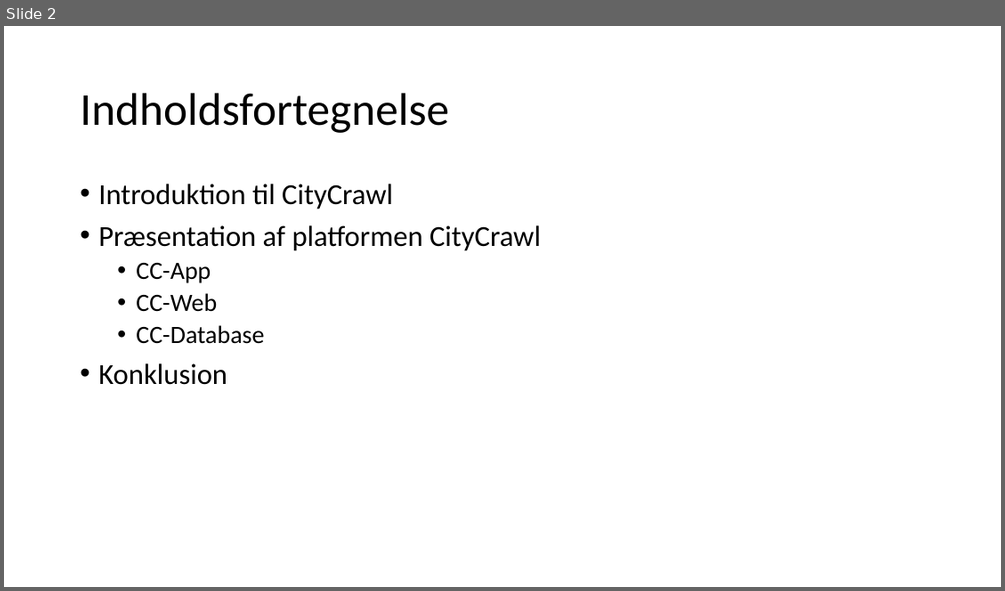
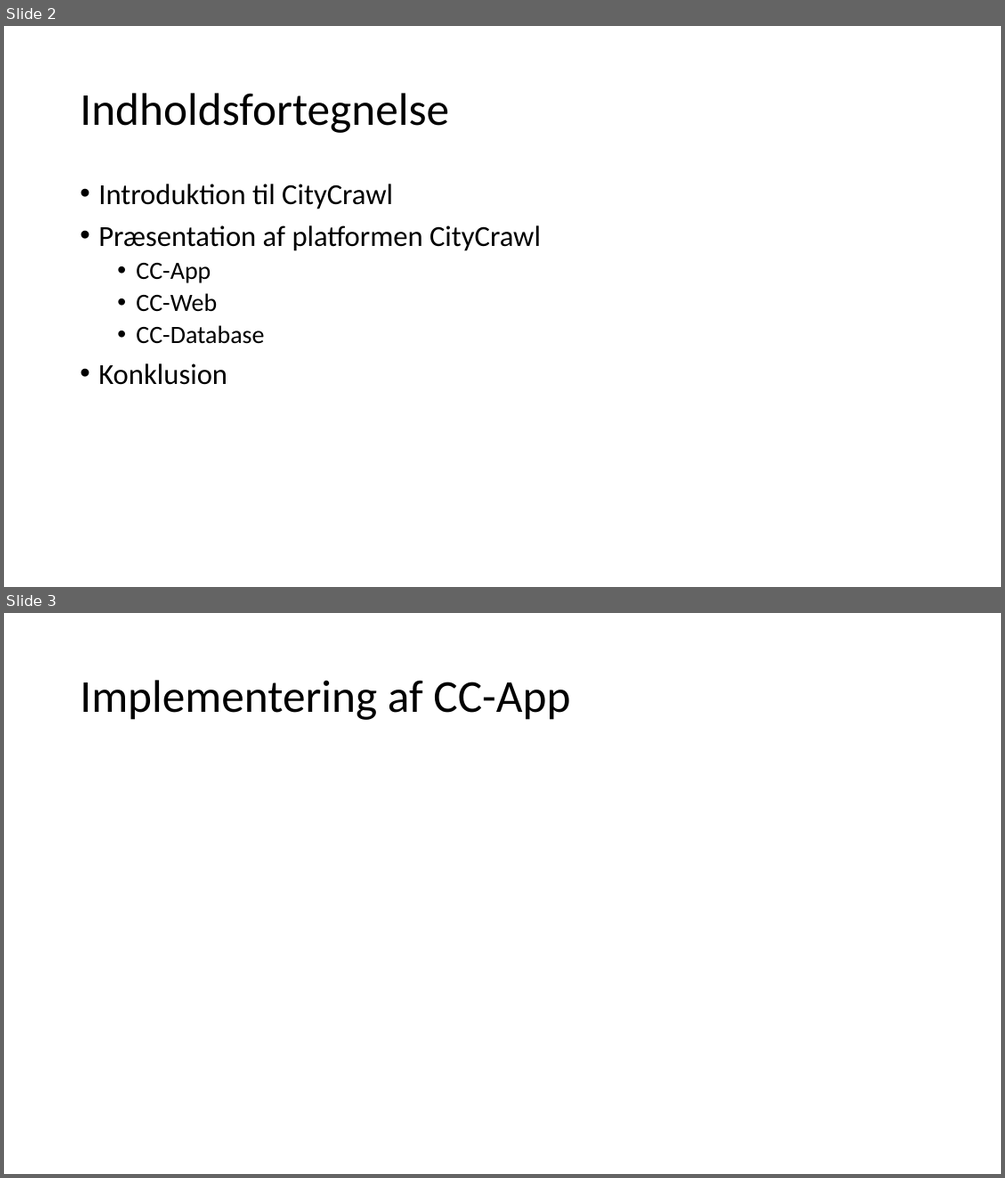
Before and after one commit to CityCrawl/CityCrawl, a slide deck: CityCrawl.pptx. Shown one above the other, each under a label of ours: slide 2 before the commit, slides 2 and 3 after it. The pictures are 1005x591 and 1005x1178 pixels, drawn with LibreOffice and Linux fonts; fonts in the diff are those of the drawing. Boxes give left, top, right and bottom in pixels: in the first picture for what was removed or moved away, otherwise in the second. Text is boxed around its words. In the diff, an @@ line names an element or a change of style, - is before the commit and + after.

```diff
--- a/CityCrawl.pptx
+++ b/CityCrawl.pptx
@@ slide 3 added at (4, 613, 1001, 1174), background #FFFFFF @@
@@ title added at (80, 680, 570, 720), 44 pt, text #000000 @@
+Implementering af CC-App
```
Also in this commit, not shown: 1 other slide added, 1 slide removed.
